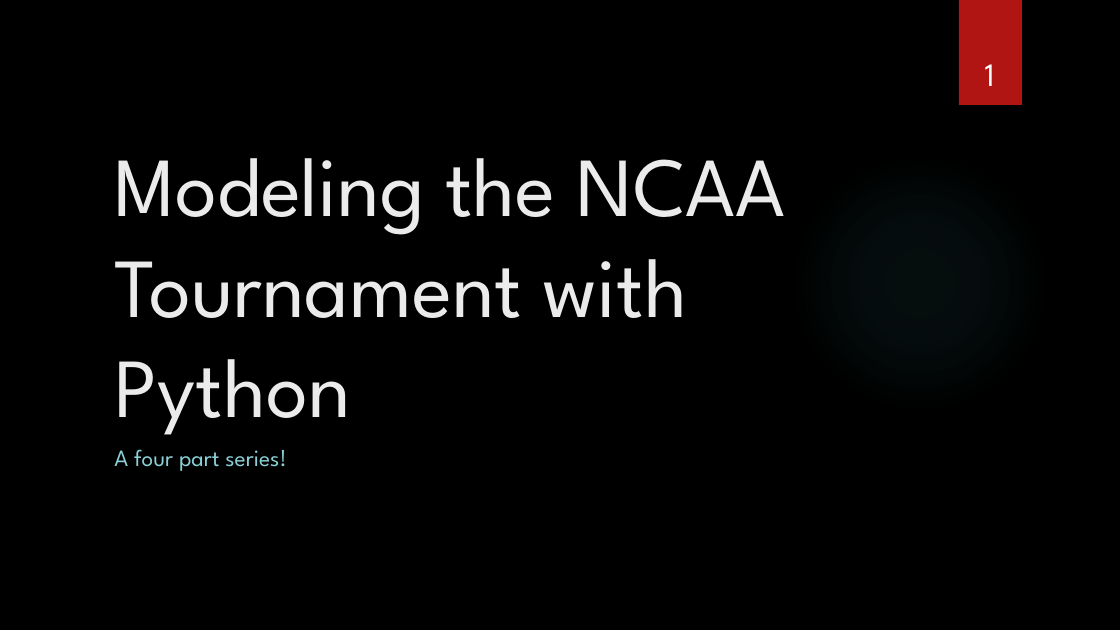
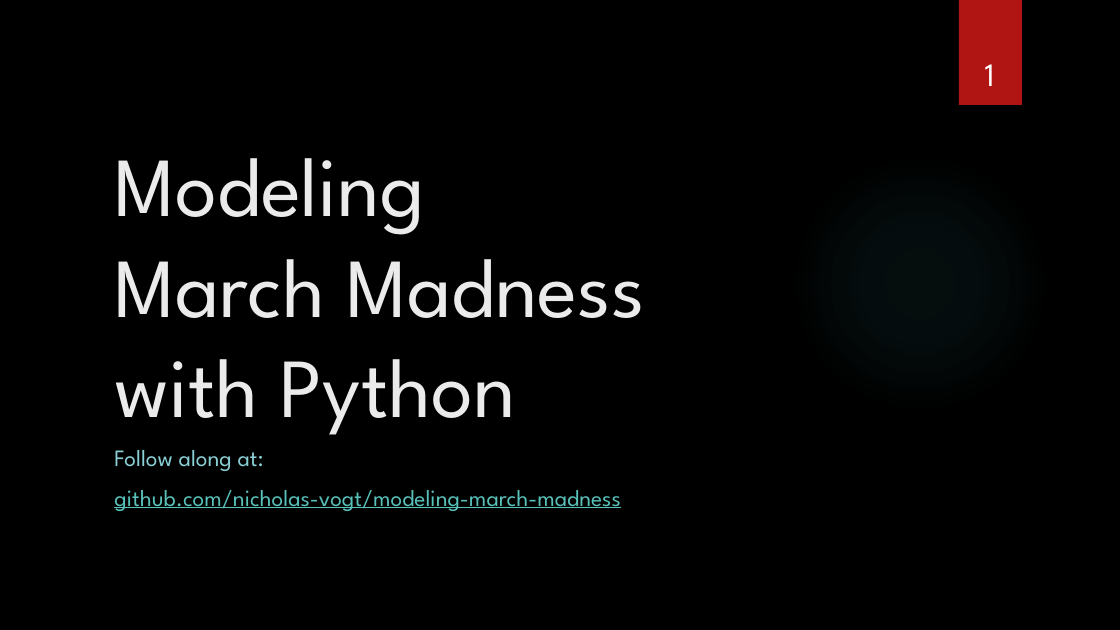
Before and after one commit to nicholas-vogt/modeling-march-madness, a slide deck: slide 1 of 1 Web Scraping.pptx. Drawn at 1120x630 pixels with LibreOffice and Linux fonts; fonts in the diff are those of the drawing; background and template pictures are left out. Boxes give left, top, right and bottom in pixels: in the first picture for what was removed or moved away, otherwise in the second. Text is boxed around its words. In the diff, an @@ line names an element or a change of style, - is before the commit and + after.

```diff
--- a/1 Web Scraping.pptx
+++ b/1 Web Scraping.pptx
@@ title at (114,158,644,435): text changed @@
-Modeling the NCAA Tournament with Python
+Modeling
+March Madness
+with Python
@@ subtitle at (114,450,620,511): text changed; text colour #8AD0D6 to #58C1BA @@
-A four part series!
+Follow along at:
+github.com/nicholas-vogt/modeling-march-madness
```
Also in this commit, not shown: 4 other slides changed, 1 slide added, 6 other files.
